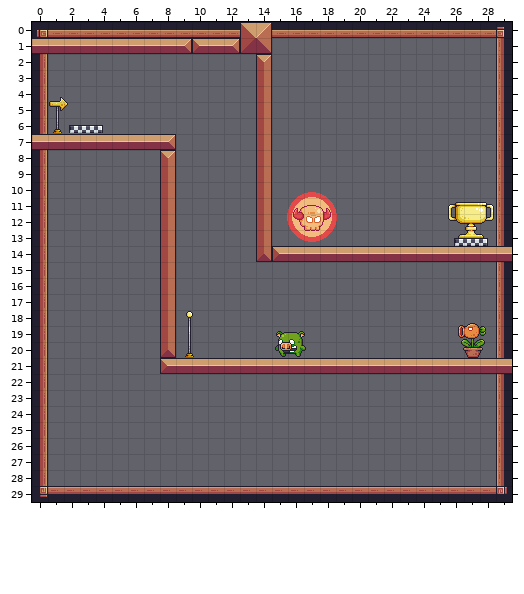
A Tiled map gets an edit: maps/runner.tmx. Above: the version before the commit.
Cells are 16x16 px. Shown: x 0..29, y 0..29.
New version:
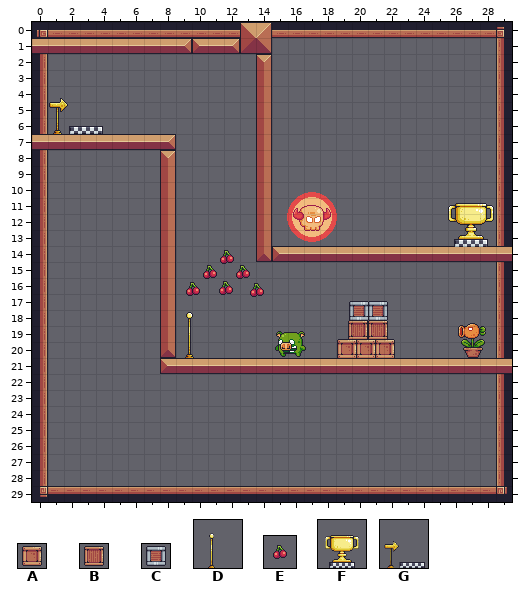
Key: from "Box1": A 0; from "Box2": B 0; from "Box3": C 0; from "Checkpoint (No Flag)": D 0; from "Cherries": E 0; from "End (Idle)": F 0; from "Start (Idle)": G 0.
Objects are placed by their top-left corner, in cells (3,4 is the top-left corner of cell 3,4); size is 1x1 cell unless given.
Edits made:
Layer "Items/Checkpoints/Start" (added):
added: G at 0.7,3 size 4x4
Layer "Items/Checkpoints/End" (added):
added: F at 25.4,10.1 size 4x4
Layer "Items/Checkpoints/Checkpoint" (added):
added: D at 8.4,17 size 4x4
Layer "Items/Fruits/Cherries":
added: E at 11.2,13.7 size 2x2
added: E at 10.1,14.6 size 2x2
added: E at 12.2,14.6 size 2x2
added: E at 11.1,15.6 size 2x2
added: E at 9.1,15.7 size 2x2
added: E at 13.1,15.8 size 2x2
Layer "Items/Checkpoints" (removed):
removed: G "Start" at 0.7,3 size 4x4
removed: F "End" at 25.4,10 size 4x4
removed: D "Checkpoint" at 8.4,17 size 4x4
Layer "Items/Boxes/Box":
added: C at 19.5,17.3 size 1.8x1.5
added: C at 20.8,17.3 size 1.8x1.5
Layer "Items/Boxes/Box #2" (added):
added: B at 19.5,18.5 size 1.8x1.5
added: B at 20.8,18.5 size 1.8x1.5
Layer "Items/Boxes/Box #3" (added):
added: A at 18.8,19.7 size 1.8x1.5
added: A at 20,19.7 size 1.8x1.5
added: A at 21.2,19.7 size 1.8x1.5
